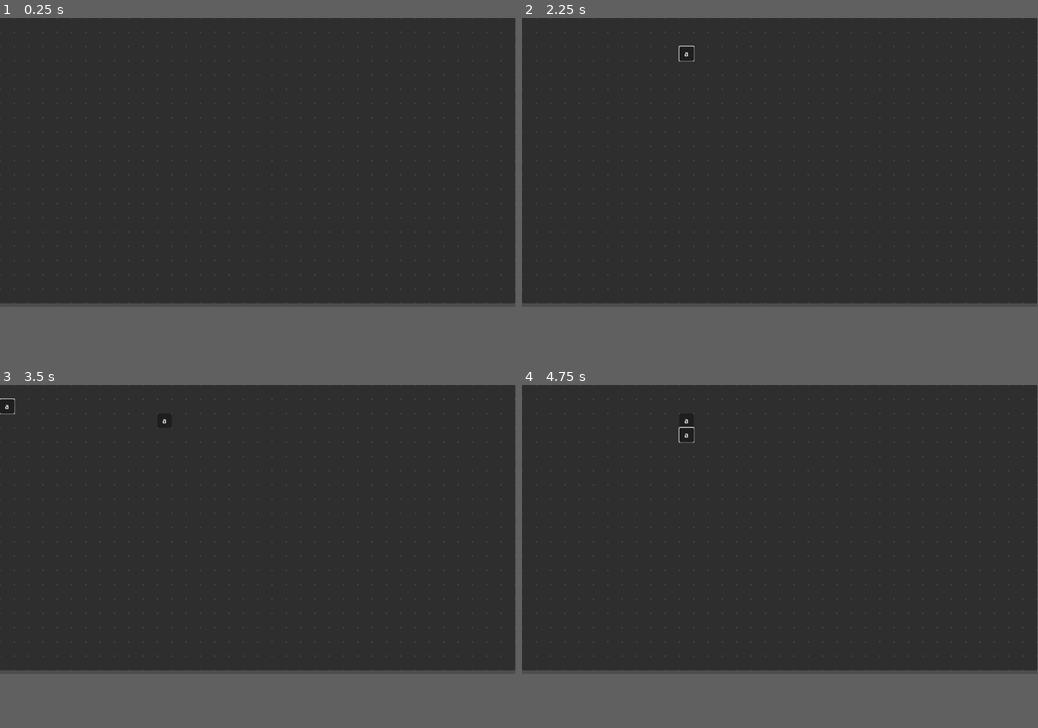
Above: before the commit, frames 1-4 (two rows, left to right).
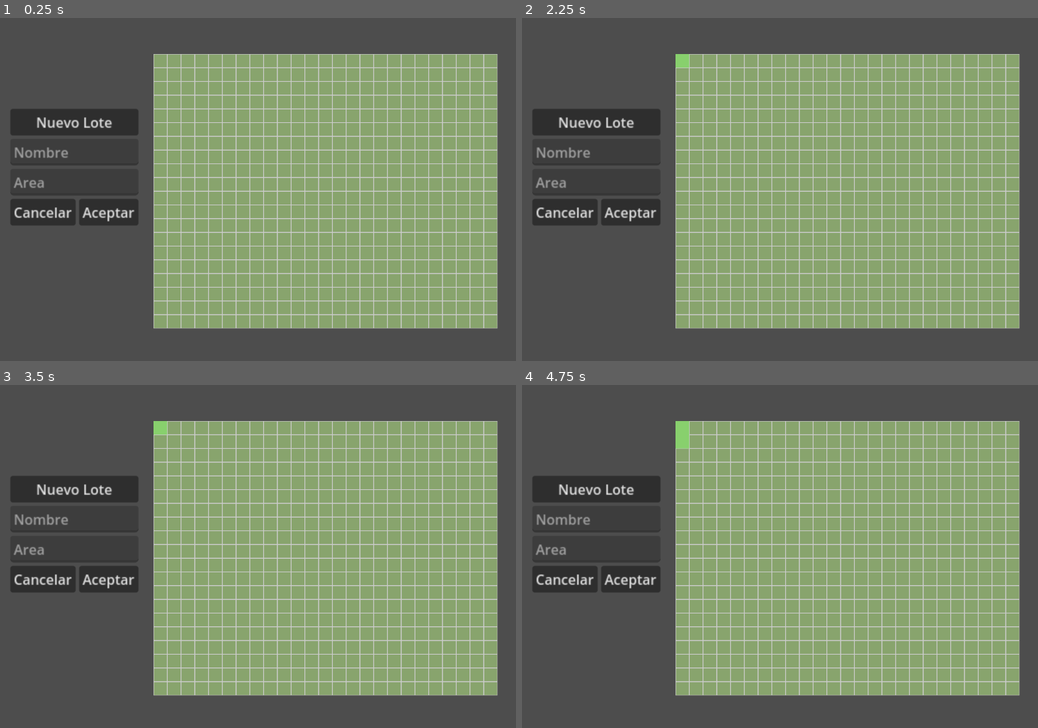
Above: after the commit, the same moments.

Repository: AleMinacori/gringoHelper
Game: Godot game, scene res://Main.tscn
Two runs of this game, one before a commit and one after it. Both use one fixed random seed, a clock stepped at 60 frames per second and the inputs below.
Inputs (mouse positions are in pixels of both pictures, inside the frame that each line leads up to):
- Up to frame 1 (0.25 s): no input
- Up to frame 2 (2.25 s): click (527, 24) at 0.52 s; click (527, 24) at 1.25 s, where only the run before the commit has a clickable "a"; click (681, 55) at 2.02 s
- Up to frame 3 (3.5 s): click (5, 405) at 2.77 s
- Up to frame 4 (4.75 s): click (527, 405) at 3.5 s, where only the run before the commit has a clickable "a"; click (681, 433) at 4.27 s
In our replay, the window is 799x449 before the commit and 800x533 after it. These sizes can differ from the game's own. Grey fills any space a smaller window leaves; there, only what the larger window draws over its background counts as a difference.

The runs differ from the first frame. In frame 1, 81% of the frame differs, in the area x 0-100%, y 0-91%; in frame 2, 81%; in frame 3, 81%; in frame 4, 81%.

Commit message:
Nuevas updates, grid con color

Diff:
--- a/GringoHelper/CustomTile.gd
+++ b/GringoHelper/CustomTile.gd
@@ -1,6 +1,7 @@
 class_name CustomTile extends Button
 
 @export var id = ''
+const UNSELECTED_GRASS = preload("res://unselected_grass.tres")
 
 func _init(arg):
 	id = arg
@@ -8,9 +9,11 @@
 
 func _ready():
 	self.connect('mouse_entered', entered_listener)
+	self.connect('pressed', entered_listener)
+	self.set_theme(UNSELECTED_GRASS)
+	set_button_mask(MOUSE_BUTTON_MASK_LEFT | MOUSE_BUTTON_MASK_RIGHT)
 	set_action_mode(0)
 
-# ver que si clickeo sin entrar no hace el evento
 func entered_listener():
 	if Input.is_mouse_button_pressed( 1 ):
 		self.set_pressed(true)
@@ -19,6 +22,6 @@
 
 func _toggled(toggled):
 	if toggled:
-		self.text = 'a'
+		self.text = ''
 	else:
 		self.text = ''
--- /dev/null
+++ b/GringoHelper/LoteForm.gd
@@ -0,0 +1,18 @@
+class_name Form extends Control
+
+@onready var nombre = $HBoxContainer/Nombre
+@onready var area = $HBoxContainer/Area
+@onready var v_box_container = $HBoxContainer/VBoxContainer
+
+# Called when the node enters the scene tree for the first time.
+func _ready():
+	nombre.editable = false
+	area.editable = false
+
+# Called every frame. 'delta' is the elapsed time since the previous frame.
+func _process(delta):
+	pass
+
+func _on_button_pressed():
+	print(nombre.text)
+	pass # Replace with function body.
--- a/GringoHelper/Main.tscn
+++ b/GringoHelper/Main.tscn
@@ -1,16 +1,20 @@
-[gd_scene load_steps=5 format=3 uid="uid://dwvxi5mqbiujd"]
+[gd_scene load_steps=6 format=3 uid="uid://dwvxi5mqbiujd"]
 
 [ext_resource type="Script" path="res://MainScripts/Main.gd" id="1_2o1vb"]
 [ext_resource type="Script" path="res://MainScripts/Grid.gd" id="2_jayqm"]
 [ext_resource type="Script" path="res://MainScripts/Camera.gd" id="3_da6jb"]
-[ext_resource type="Script" path="res://MainScripts/Lote.gd" id="4_bdxag"]
+[ext_resource type="Script" path="res://LoteForm.gd" id="4_ky7rv"]
+[ext_resource type="Script" path="res://MainScripts/HTTP_TEST.gd" id="4_ty05l"]
 
 [node name="Main" type="Node2D"]
 script = ExtResource("1_2o1vb")
 
 [node name="Grid" type="Node2D" parent="."]
+top_level = true
+z_index = 1
+position = Vector2(357, 84)
 script = ExtResource("2_jayqm")
-show_debug = true
+height = 20
 
 [node name="Camera" type="Camera2D" parent="."]
 position = Vector2(2.08165e-12, 2.08165e-12)
@@ -18,54 +22,57 @@
 script = ExtResource("3_da6jb")
 
 [node name="CanvasLayer" type="CanvasLayer" parent="."]
-visible = false
 offset = Vector2(2.08165e-12, 2.08165e-12)
 transform = Transform2D(1, 0, 0, 1, 2.08165e-12, 2.08165e-12)
 
-[node name="GUI" type="Control" parent="CanvasLayer"]
+[node name="LoteForm" type="Control" parent="CanvasLayer"]
 layout_mode = 3
 anchors_preset = 0
 offset_right = 40.0
 offset_bottom = 40.0
+script = ExtResource("4_ky7rv")
 
-[node name="BaseButtons" type="Control" parent="CanvasLayer/GUI"]
-anchors_preset = 0
-offset_right = 40.0
-offset_bottom = 40.0
-
-[node name="HBoxContainer" type="VBoxContainer" parent="CanvasLayer/GUI/BaseButtons"]
+[node name="HBoxContainer" type="VBoxContainer" parent="CanvasLayer/LoteForm"]
 layout_mode = 0
-offset_right = 105.0
-offset_bottom = 171.0
+offset_left = 24.0
+offset_top = 212.0
+offset_right = 173.0
+offset_bottom = 348.0
 scale = Vector2(2, 2)
 
-[node name="Lote" type="Button" parent="CanvasLayer/GUI/BaseButtons/HBoxContainer"]
+[node name="Crear Lote" type="Button" parent="CanvasLayer/LoteForm/HBoxContainer"]
 layout_mode = 2
-text = "Lote"
-script = ExtResource("4_bdxag")
+text = "Nuevo Lote"
 
-[node name="Grano" type="Button" parent="CanvasLayer/GUI/BaseButtons/HBoxContainer"]
+[node name="Nombre" type="LineEdit" parent="CanvasLayer/LoteForm/HBoxContainer"]
 layout_mode = 2
-text = "Grano"
+placeholder_text = "Nombre"
 
-[node name="Tratamiento" type="Button" parent="CanvasLayer/GUI/BaseButtons/HBoxContainer"]
+[node name="Area" type="LineEdit" parent="CanvasLayer/LoteForm/HBoxContainer"]
 layout_mode = 2
-text = "Tratamiento"
+placeholder_text = "Area"
 
-[node name="Contratista" type="Button" parent="CanvasLayer/GUI/BaseButtons/HBoxContainer"]
+[node name="VBoxContainer" type="HBoxContainer" parent="CanvasLayer/LoteForm/HBoxContainer"]
 layout_mode = 2
-text = "Contratista"
 
-[node name="Producto" type="Button" parent="CanvasLayer/GUI/BaseButtons/HBoxContainer"]
+[node name="Cancelar" type="Button" parent="CanvasLayer/LoteForm/HBoxContainer/VBoxContainer"]
 layout_mode = 2
-text = "Producto"
+text = "Cancelar"
 
-[node name="ConstructButtons" type="Control" parent="CanvasLayer/GUI"]
-anchors_preset = 0
-offset_right = 40.0
-offset_bottom = 40.0
+[node name="Aceptar" type="Button" parent="CanvasLayer/LoteForm/HBoxContainer/VBoxContainer"]
+layout_mode = 2
+text = "Aceptar"
 
 [node name="HTTPRequest" type="HTTPRequest" parent="."]
 
-[connection signal="pressed" from="CanvasLayer/GUI/BaseButtons/HBoxContainer/Lote" to="CanvasLayer/GUI/BaseButtons/HBoxContainer/Lote" method="_on_pressed"]
-[connection signal="request_completed" from="HTTPRequest" to="CanvasLayer/GUI/BaseButtons/HBoxContainer/Lote" method="_on_request_completed"]
+[node name="HTPP_TEST" type="Button" parent="."]
+visible = false
+offset_left = 33.0
+offset_top = 37.0
+offset_right = 138.0
+offset_bottom = 68.0
+text = "Lote"
+script = ExtResource("4_ty05l")
+
+[connection signal="request_completed" from="HTTPRequest" to="HTPP_TEST" method="_on_request_completed"]
+[connection signal="pressed" from="HTPP_TEST" to="HTPP_TEST" method="_on_pressed"]
--- a/GringoHelper/MainScripts/Grid.gd
+++ b/GringoHelper/MainScripts/Grid.gd
@@ -1,10 +1,9 @@
 class_name Grid
 extends Node2D
 
-@export var width: int = 36
-@export var height: int = 20
+@export var width: int = 25
+@export var height: int = 15
 @export var cell_size: int = 32
-@export var show_debug: bool = false
 
 var grid: Dictionary = {}
 
--- /dev/null
+++ b/GringoHelper/MainScripts/HTTP_TEST.gd
@@ -0,0 +1,14 @@
+extends Button
+
+@onready var http_request = $"../../../../../HTTPRequest"
+
+const URL = "https://www.dnd5eapi.co"
+var page := "/api"
+
+
+func _on_pressed():
+	http_request.request(URL + page) # Replace with function body.
+
+
+func _on_request_completed(result, response_code, headers, body):
+	print(body.get_string_from_utf8()) # Replace with function body.
--- /dev/null
+++ b/GringoHelper/Test/Form.gd
@@ -0,0 +1,16 @@
+class_name Form extends VBoxContainer
+
+@onready var nombre :LineEdit = $Nombre
+@onready var area :LineEdit = $Area
+
+# Called when the node enters the scene tree for the first time.
+func _ready():
+	pass # Replace with function body.
+
+# Called every frame. 'delta' is the elapsed time since the previous frame.
+func _process(delta):
+	pass
+
+func _on_button_pressed():
+	print(nombre.text)
+	pass # Replace with function body.
--- a/GringoHelper/project.godot
+++ b/GringoHelper/project.godot
@@ -14,3 +14,8 @@
 run/main_scene="res://Main.tscn"
 config/features=PackedStringArray("4.2", "Forward Plus")
 config/icon="res://icon.svg"
+
+[display]
+
+window/size/viewport_width=1200
+window/size/viewport_height=800
--- a/GringoHelper/test.tscn
+++ b/GringoHelper/test.tscn
@@ -2,7 +2,7 @@
 
 [ext_resource type="Texture2D" uid="uid://b6s8x0t4o5dlr" path="res://icon.svg" id="1_fywrn"]
 [ext_resource type="Script" path="res://Test/Sprite2D.gd" id="2_p5y3x"]
-[ext_resource type="Script" path="res://Form.gd" id="3_ah8vb"]
+[ext_resource type="Script" path="res://Test/Form.gd" id="3_ah8vb"]
 
 [node name="Node2D" type="Node2D"]
 
--- /dev/null
+++ b/GringoHelper/unselected_grass.tres
@@ -0,0 +1,23 @@
+[gd_resource type="Theme" load_steps=5 format=3 uid="uid://bm6kpmdskwd4h"]
+
+[sub_resource type="StyleBoxFlat" id="StyleBoxFlat_ff4h5"]
+bg_color = Color(0.6, 0.6, 0.6, 0)
+
+[sub_resource type="StyleBoxFlat" id="StyleBoxFlat_db42o"]
+bg_color = Color(0.745098, 0.843137, 0.654902, 1)
+
+[sub_resource type="StyleBoxFlat" id="StyleBoxFlat_3424f"]
+bg_color = Color(0.533333, 0.643137, 0.427451, 1)
+border_width_left = 1
+border_width_top = 1
+border_width_right = 1
+border_width_bottom = 1
+
+[sub_resource type="StyleBoxFlat" id="StyleBoxFlat_4qbw1"]
+bg_color = Color(0.533333, 0.815686, 0.427451, 1)
+
+[resource]
+Button/styles/focus = SubResource("StyleBoxFlat_ff4h5")
+Button/styles/hover = SubResource("StyleBoxFlat_db42o")
+Button/styles/normal = SubResource("StyleBoxFlat_3424f")
+Button/styles/pressed = SubResource("StyleBoxFlat_4qbw1")
